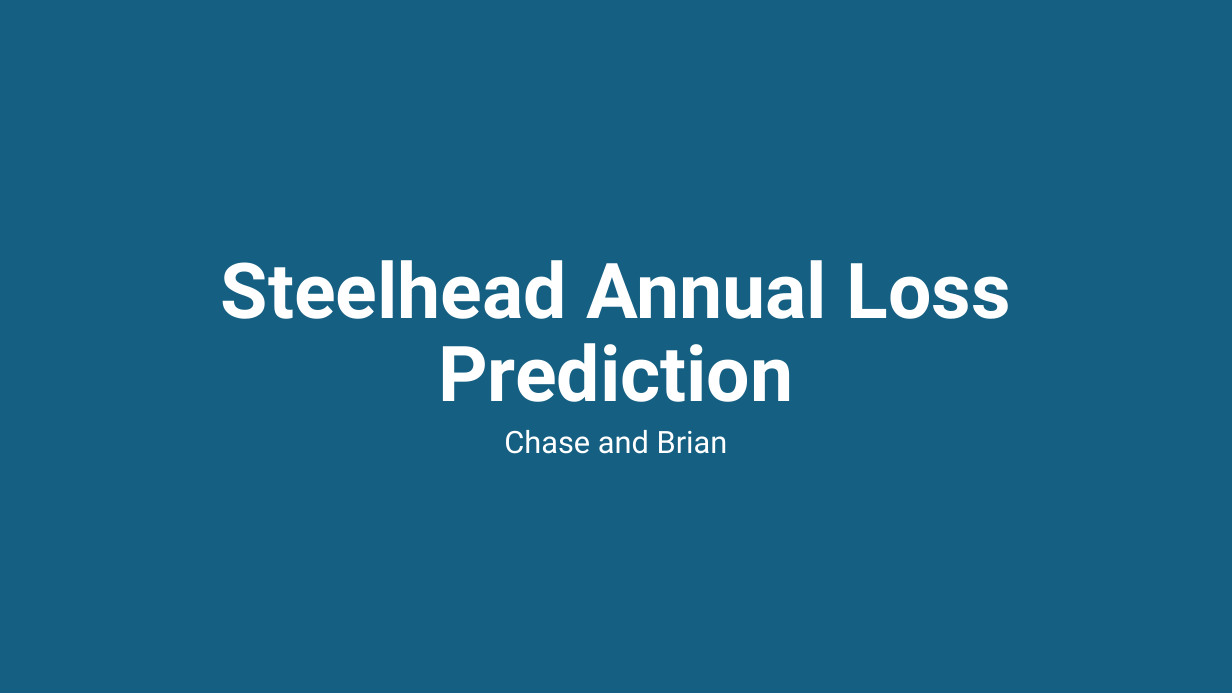
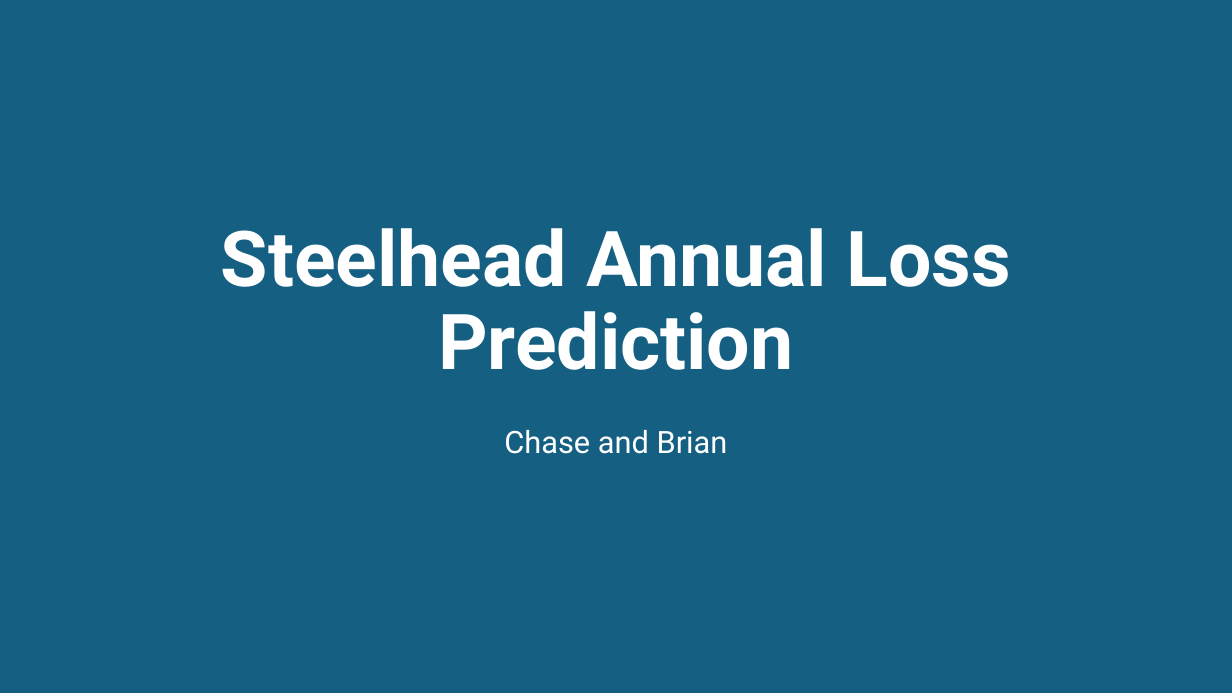
Before and after one commit to BDO-Science/steelhead-loss-model, a slide deck: slide 1 of Steelhead Annual Loss Prediction.pptx. Drawn at 1232x693 pixels with LibreOffice and Linux fonts; fonts in the diff are those of the drawing. Boxes give left, top, right and bottom in pixels: in the first picture for what was removed or moved away, otherwise in the second. Text is boxed around its words. In the diff, an @@ line names an element or a change of style, - is before the commit and + after.

```diff
--- a/Steelhead Annual Loss Prediction.pptx
+++ b/Steelhead Annual Loss Prediction.pptx
@@ title "Steelhead Annual Loss Prediction": place and size @@
-title "Steelhead Annual Loss Prediction" at bbox=[221, 260, 1010, 402]
+title "Steelhead Annual Loss Prediction" at bbox=[221, 228, 1010, 370]
```
Also in this commit, not shown: 2 other slides changed, 1 slide removed, 4 other files.
